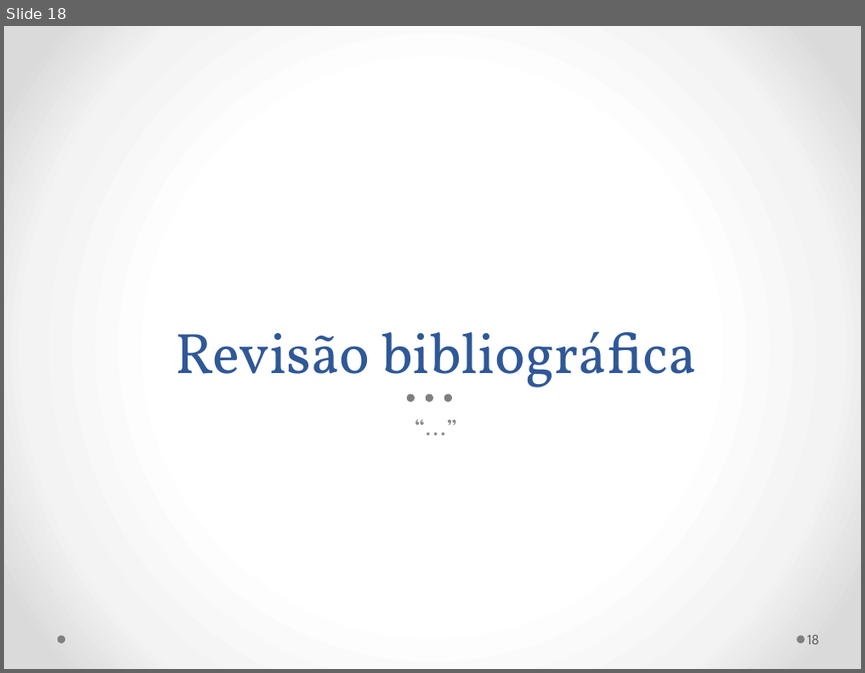
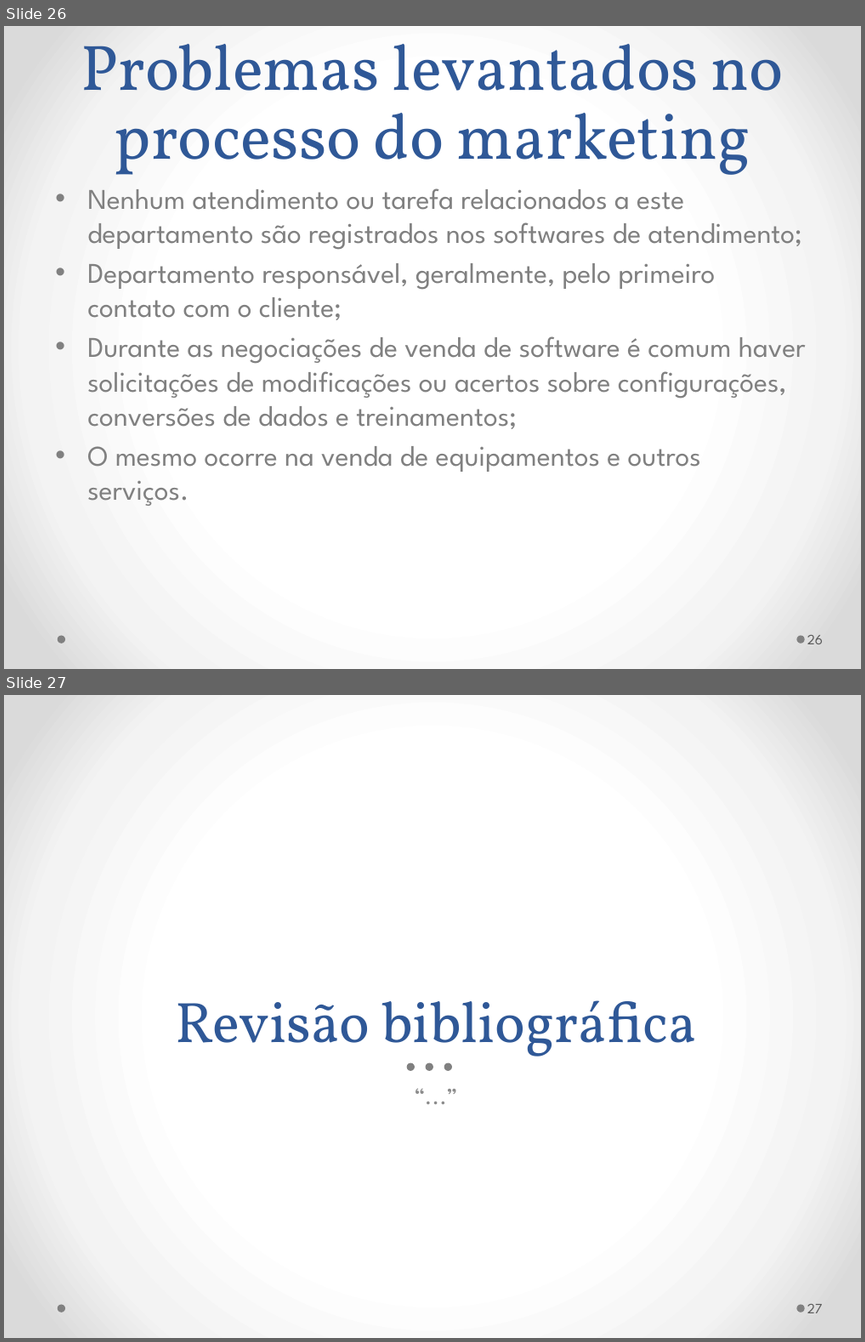
Before and after one commit to gmafonso/mestrado, a slide deck: Seminário/Seminário Dissertação Gladistone.pptx. Shown one above the other, each under a label of ours: slide 18 before the commit, slides 26 and 27 after it. The pictures are 865x673 and 865x1342 pixels, drawn with LibreOffice and Linux fonts; fonts in the diff are those of the drawing. Boxes give left, top, right and bottom in pixels: in the first picture for what was removed or moved away, otherwise in the second. Text is boxed around its words. In the diff, an @@ line names an element or a change of style, - is before the commit and + after.

```diff
--- a/Seminário/Seminário Dissertação Gladistone.pptx
+++ b/Seminário/Seminário Dissertação Gladistone.pptx
@@ slide 26 added at (4, 26, 861, 669), background gradient #FFFFFF to #F4F4F4 to #DADADA; not listed: 2 template elements that a slide beside it also shows @@
@@ title added at (81, 44, 783, 175), 54 pt, text #2F5897 @@
+Problemas levantados no processo do marketing
@@ text added at (87, 188, 806, 505), 24 pt, text #808080 @@
+• Nenhum atendimento ou tarefa relacionados a este departamento são registrados nos softwares de atendimento;
+• Departamento responsável, geralmente, pelo primeiro contato com o cliente;
+• Durante as negociações de venda de software é comum haver solicitações de modificações ou acertos sobre configurações, conversões de dados e treinamentos;
+• O mesmo ocorre na venda de equipamentos e outros serviços.
@@ page number added at (807, 635, 823, 644), 12 pt, text #595959 @@
+26
@@ what was slide 18 is now slide 27 @@
@@ page number at (807, 1304, 823, 1313): text changed @@
-18
+27
```
Also in this commit, not shown: 1 slide changed, 31 other slides added, 3 other files.
